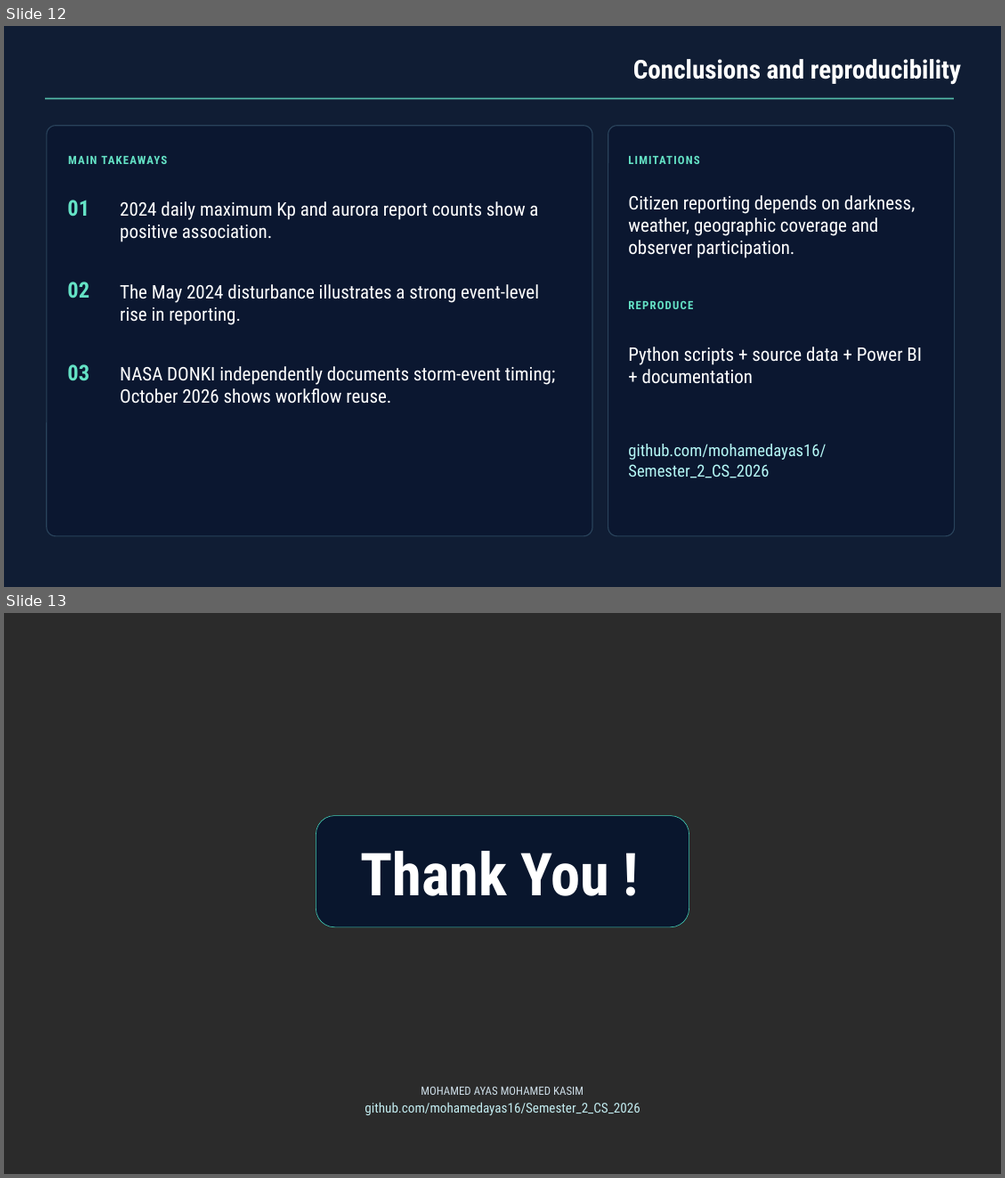
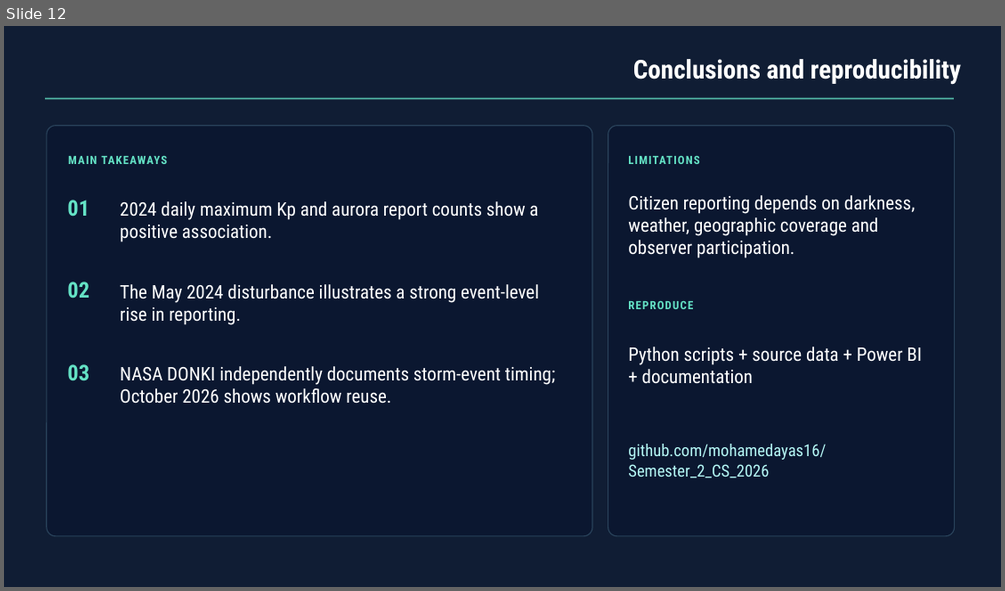
Before and after one commit to mohamedayas16/Semester_2_CS_2026, a slide deck: docs/Geomagnetic_Aurora_PIA_2024_With_Closing_Slides.pptx. Shown one above the other, each under a label of ours: slides 12 and 13 before the commit, slide 12 after it. The pictures are 1005x1178 and 1005x591 pixels, drawn with LibreOffice and Linux fonts; fonts in the diff are those of the drawing; background and template pictures are left out; a plain dark background stands for a picture behind light text. Boxes give left, top, right and bottom in pixels: in the first picture for what was removed or moved away, otherwise in the second. Text is boxed around its words. In the diff, an @@ line names an element or a change of style, - is before the commit and + after.

```diff
--- a/docs/Geomagnetic_Aurora_PIA_2024_With_Closing_Slides.pptx
+++ b/docs/Geomagnetic_Aurora_PIA_2024_With_Closing_Slides.pptx
@@ slide 13 removed at <box>4,613,1001,1174</box>, background picture (left out) @@
@@ group removed at <box>316,816,689,1115</box>: 3 texts, 1 rounded rectangle @@
-Thank You !
-MOHAMED AYAS MOHAMED KASIM
-github.com/mohamedayas16/Semester_2_CS_2026
```
Also in this commit, not shown: 2 slides changed, 2 other files.
